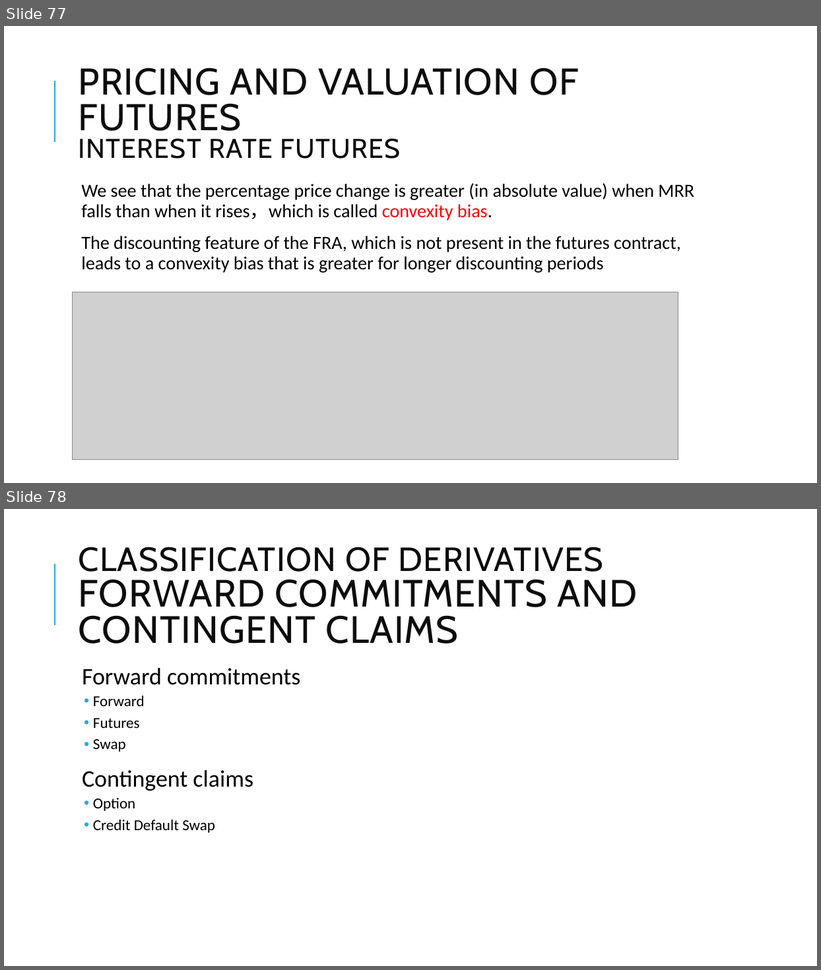
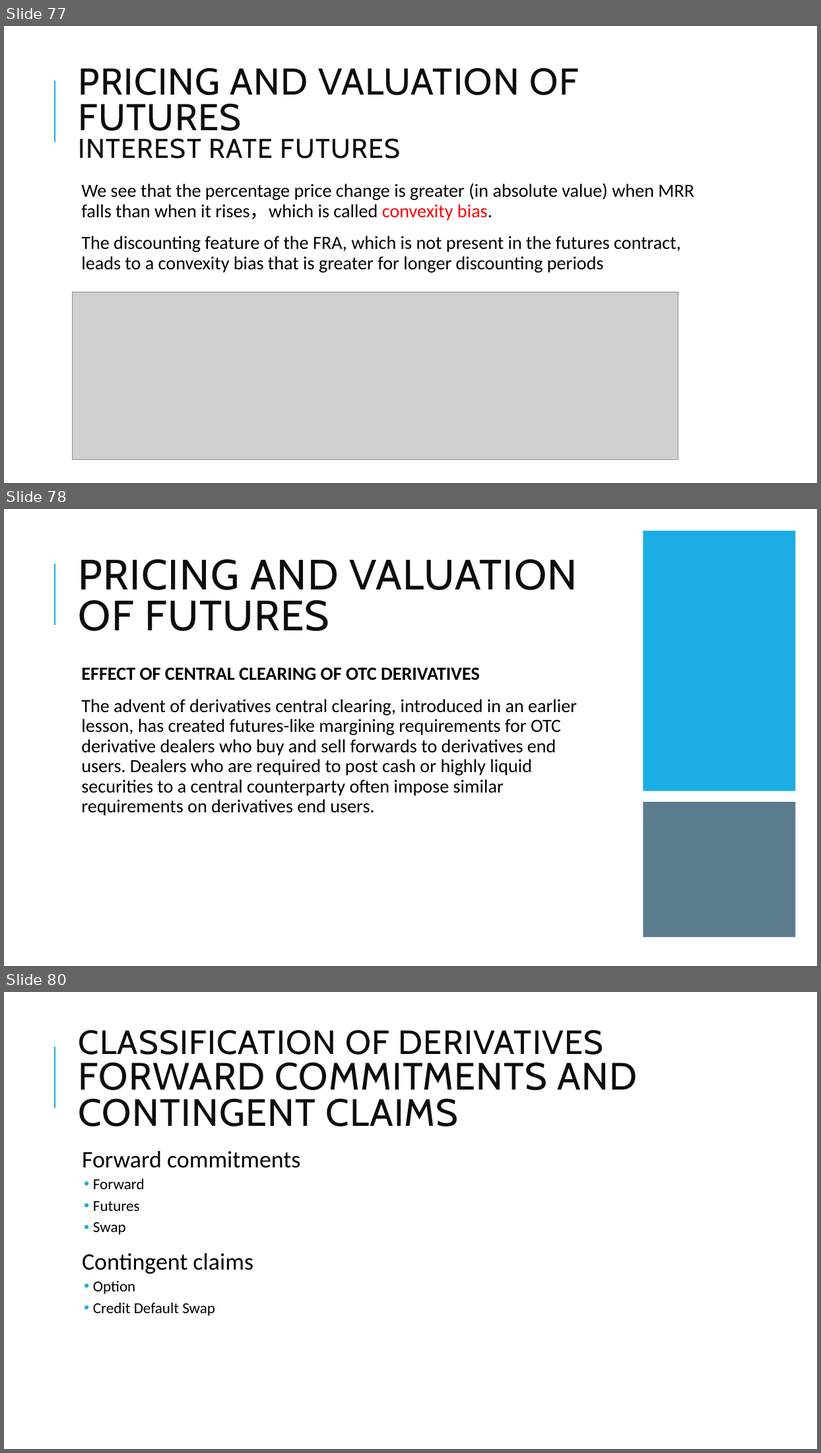
Before and after one commit to Isco0530/data, a slide deck: Derivatives.pptx. Shown one above the other, each under a label of ours: slides 77 and 78 before the commit, slides 77, 78 and 80 after it; the slides between them are not shown. The pictures are 821x970 and 821x1453 pixels, drawn with LibreOffice and Linux fonts; fonts in the diff are those of the drawing; grey boxes stand for pictures. Boxes give left, top, right and bottom in pixels: in the first picture for what was removed or moved away, otherwise in the second. Text is boxed around its words. In the diff, an @@ line names an element or a change of style, - is before the commit and + after.

```diff
--- a/Derivatives.pptx
+++ b/Derivatives.pptx
@@ slide 78 added at box(4, 509, 817, 966), background #FFFFFF; not listed: 1 template element that a slide beside it also shows @@
@@ rectangle added at box(644, 531, 796, 791), fill #1CADE4 @@
@@ title added at box(79, 559, 578, 631), 50 pt, text #0D0D0D @@
+PRICING AND VALUATION OF FUTURES
@@ text added at box(81, 667, 577, 816), 22 pt, text #000000 @@
+  EFFECT OF CENTRAL CLEARING OF OTC DERIVATIVES
+  The advent of derivatives central clearing, introduced in an earlier lesson, has created futures-like margining requirements for OTC derivative dealers who buy and sell forwards to derivatives end users. Dealers who are required to post cash or highly liquid securities to a central counterparty often impose similar requirements on derivatives end users.
@@ rectangle added at box(644, 803, 796, 938), fill #335B74 at 80% opacity @@
@@ what was slide 78 is now slide 80 @@
```
Also in this commit, not shown: 12 slides changed, 1 other slide added, 1 other file.
